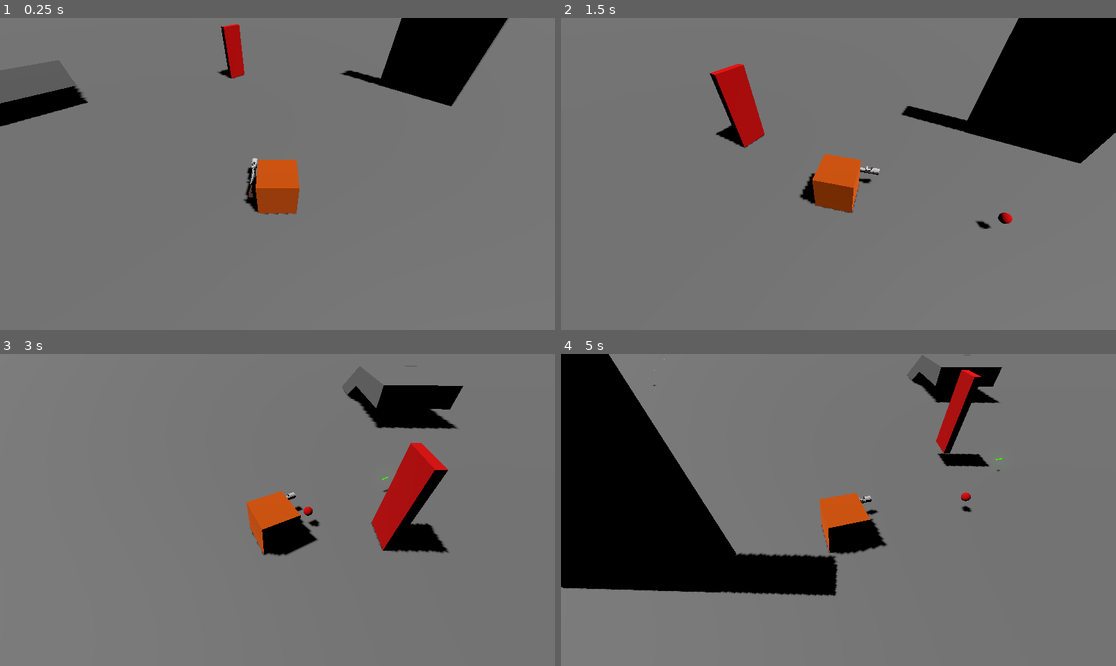
Above: before the commit, frames 1-4 (two rows, left to right).
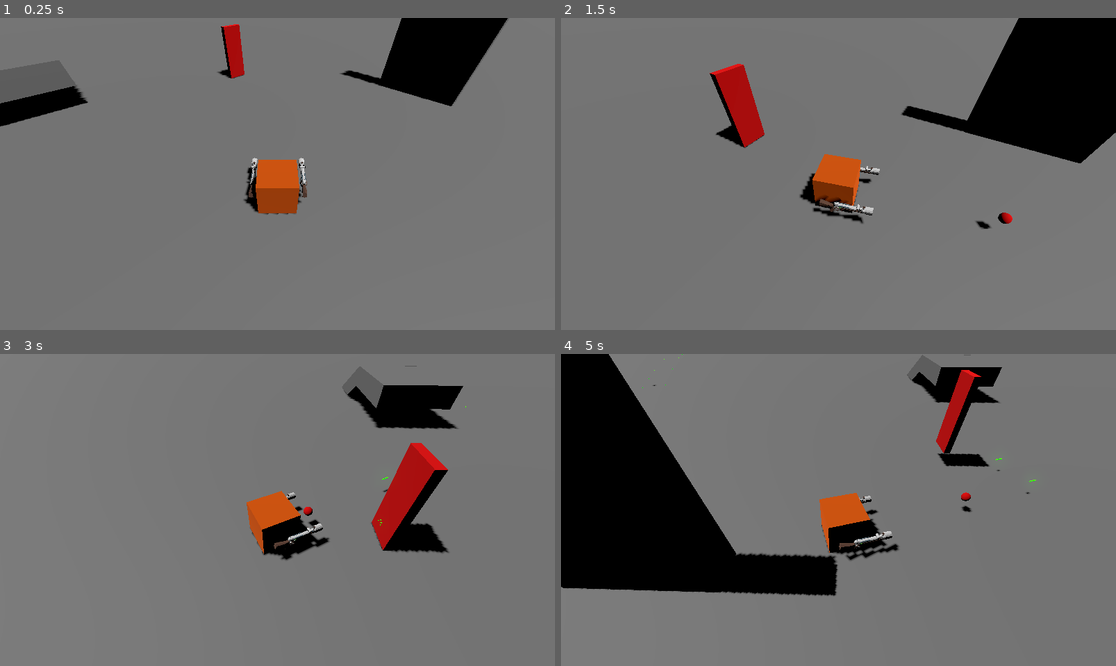
Above: after the commit, the same moments.

Repository: IgorMianowany/IsoShooter
Game: Godot game, scene res://world.tscn
Two runs of this game, one before a commit and one after it. Both use one fixed random seed, a clock stepped at 60 frames per second and the inputs below.
Inputs (mouse positions are in pixels of both pictures, inside the frame that each line leads up to):
- Up to frame 1 (0.25 s): no input
- Up to frame 2 (1.5 s): tap Enter (ui_accept) at 0.5, 0.77 s; move the mouse to (810, 236) at 0.52 s; press the mouse at (810, 236) at 0.53 s; hold W (move_forward) from 0.53 s (still down); move the mouse to (1005, 220) at 1.27 s; release the mouse at (1005, 220) at 1.28 s; tap Q (rotate_camera_clockwise) at 1.35 s
- Up to frame 3 (3 s): tap Enter (ui_accept) at 1.52 s; click (444, 556) at 1.55 s; move the mouse to (111, 463) at 2.02 s; release W (move_forward) at 2.03 s; hold E (rotate_camera_counterclockwise) 2.03-2.78 s; hold A (move_left) from 2.03 s (still down); click (111, 463) at 2.3 s; move the mouse to (305, 510) at 2.77 s; click (305, 510) at 2.85 s
- Up to frame 4 (5 s): tap Enter (ui_accept) at 3.02, 3.77, 4.52 s; move the mouse to (755, 432) at 3.52 s; release A (move_left) at 3.53 s; press the mouse at (755, 432) at 3.53 s; hold S (move_back) 3.53-4.28 s; tap 1 (weapon_1) at 3.6 s; move the mouse to (960, 494) at 4.27 s; release the mouse at (960, 494) at 4.28 s; hold D (move_right) from 4.28 s (still down); tap 2 (weapon_2) at 4.35 s; click (960, 494) at 4.55 s

The runs differ from the first frame. In frame 1, 0.1% of the frame differs, in the area x 53-56%, y 44-60%; in frame 2, 0.4%, in the area x 45-57%, y 57-66%; in frame 3, 0.3%; in frame 4, 0.3%.

Commit message:
small fixes

Diff:
--- a/player.gd
+++ b/player.gd
@@ -14,8 +14,11 @@
 @onready var camera_rig = $CameraRig
 @onready var cursor = $Cursor
 @onready var current_emitter = $MachineGunEmitter
-@onready var gun_anim : AnimationPlayer = $"Rifle/SteampunkRifle/AnimationPlayer"
+@onready var gun_anim : AnimationPlayer = $Rifle/SteampunkRifle/AnimationPlayer
 @onready var gun_barrel = $Rifle/RayCast3D
+## second gun
+@onready var gun_anim2 : AnimationPlayer = $Rifle2/SteampunkRifle/AnimationPlayer
+@onready var gun_barrel2 = $Rifle2/RayCast3D
 
 func _ready():
 	camera_rig.set_as_top_level(true)
@@ -44,6 +47,12 @@
 			instance = bullet.instantiate()
 			instance.position = gun_barrel.global_position
 			instance.transform.basis = gun_barrel.global_transform.basis
+			get_parent().add_child(instance)
+
+			gun_anim2.play("shoot")
+			instance = bullet.instantiate()
+			instance.position = gun_barrel2.global_position
+			instance.transform.basis = gun_barrel2.global_transform.basis
 			get_parent().add_child(instance)
 
 
--- a/player.tscn
+++ b/player.tscn
@@ -94,4 +94,3 @@
 
 [node name="Rifle2" parent="." instance=ExtResource("2_onrkg")]
 transform = Transform3D(1, 0, 0, 0, 1, 0, 0, 0, 1, 1.396862, 0, -0.7223414)
-visible = false
